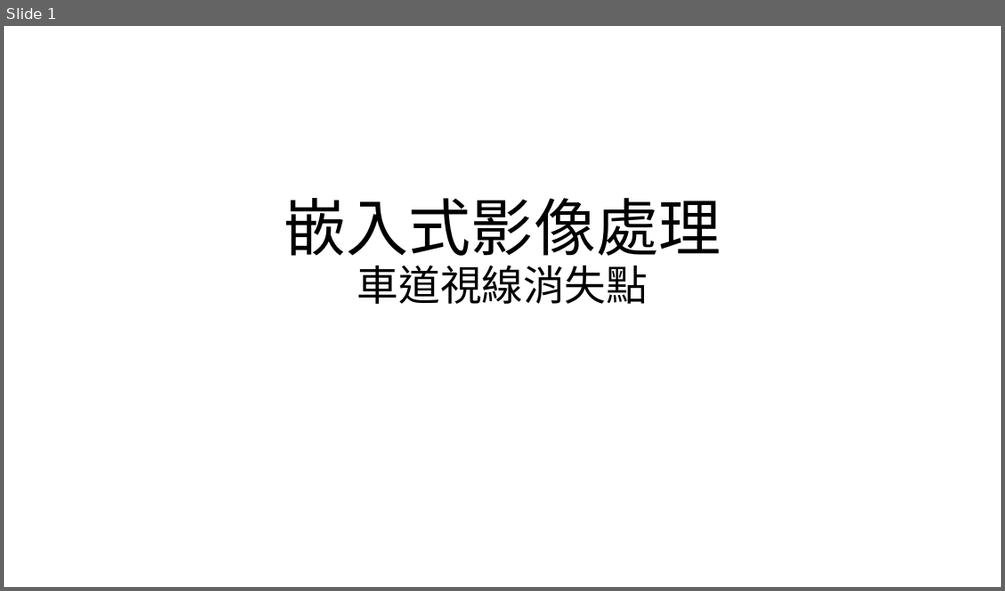
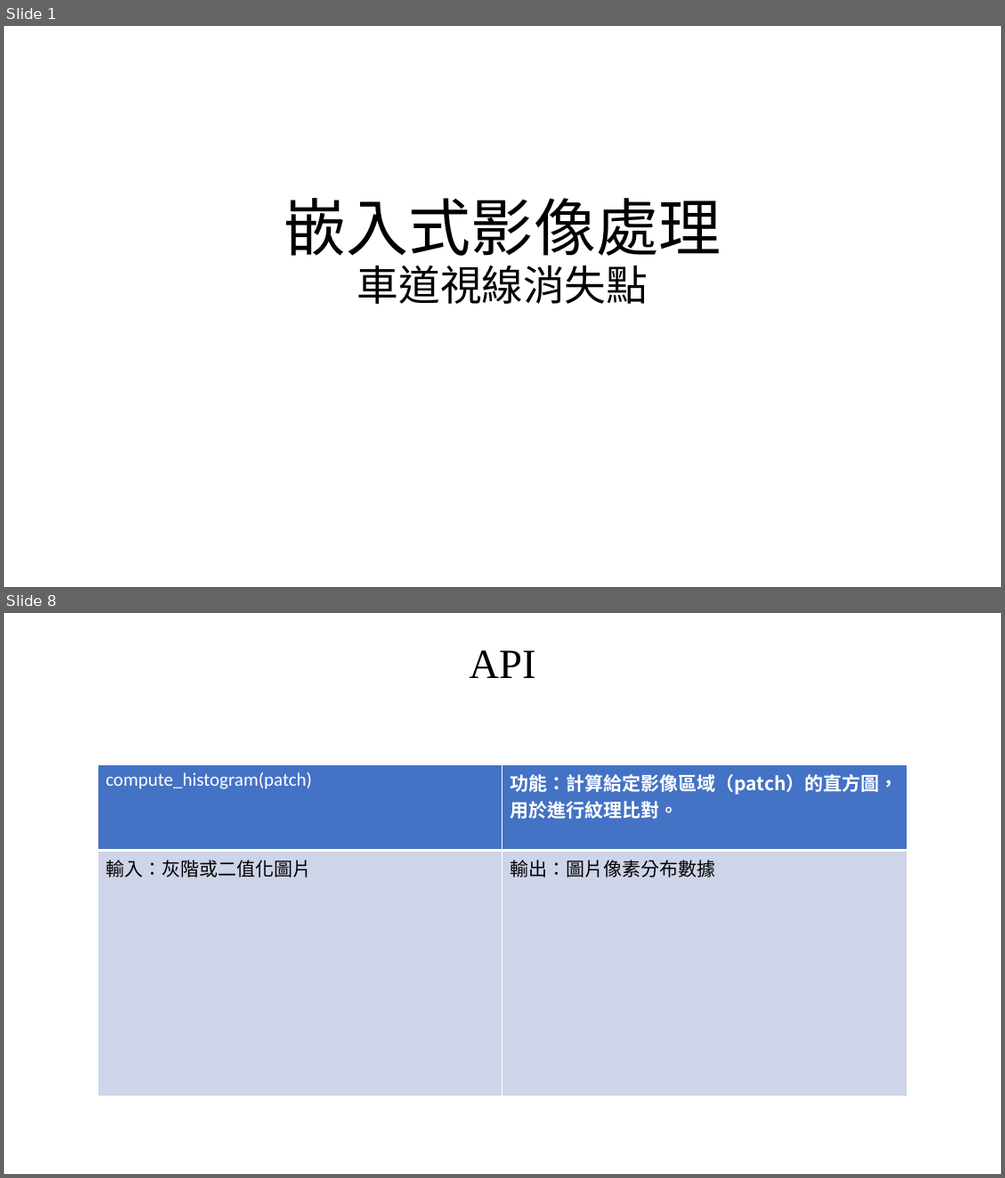
Before and after one commit to a147852z/embedded_image, a slide deck: 嵌入式影像處理.pptx. Shown one above the other, each under a label of ours: slide 1 before the commit, slides 1 and 8 after it; the slides between them are not shown. The pictures are 1005x591 and 1005x1178 pixels, drawn with LibreOffice and Linux fonts; fonts in the diff are those of the drawing. Boxes give left, top, right and bottom in pixels: in the first picture for what was removed or moved away, otherwise in the second. Text is boxed around its words. In the diff, an @@ line names an element or a change of style, - is before the commit and + after.

```diff
--- a/嵌入式影像處理.pptx
+++ b/嵌入式影像處理.pptx
@@ slide 8 added at [4, 613, 1001, 1174], background #FFFFFF @@
@@ text added at [469, 650, 535, 678], 40 pt, text #000000 @@
+API
@@ table added at [98, 765, 907, 1096], 2 rows, 2 columns @@
+compute_histogram(patch) | 功能：計算給定影像區域（patch）的直方圖，用於進行紋理比對。
+輸入：灰階或二值化圖片 | 輸出：圖片像素分布數據
```
Also in this commit, not shown: 1 slide changed, 10 other slides added, 4 other files.
